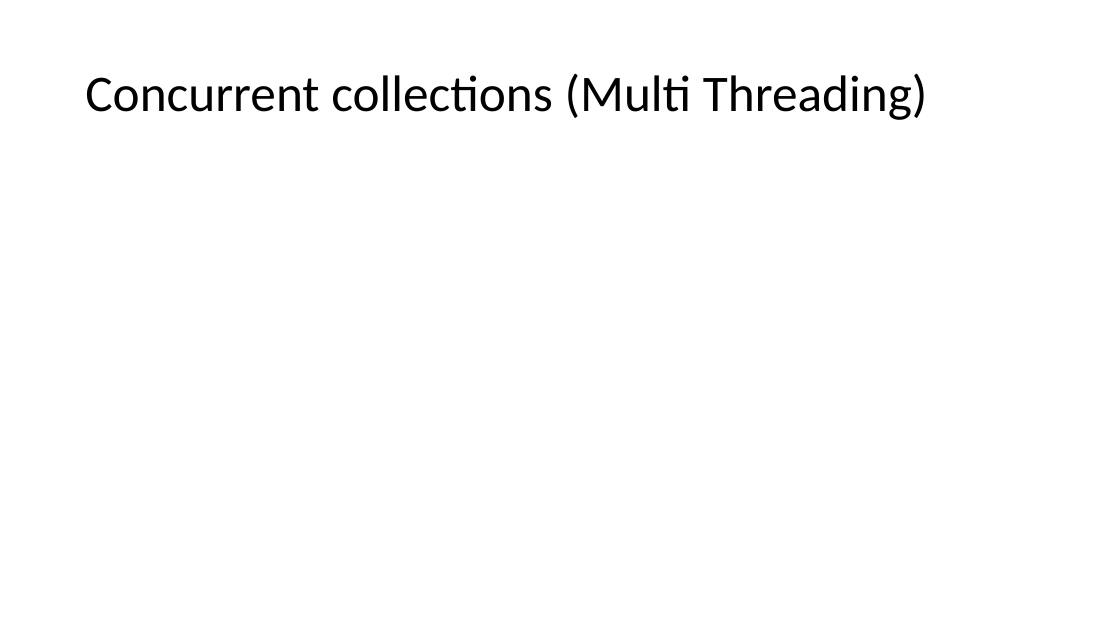
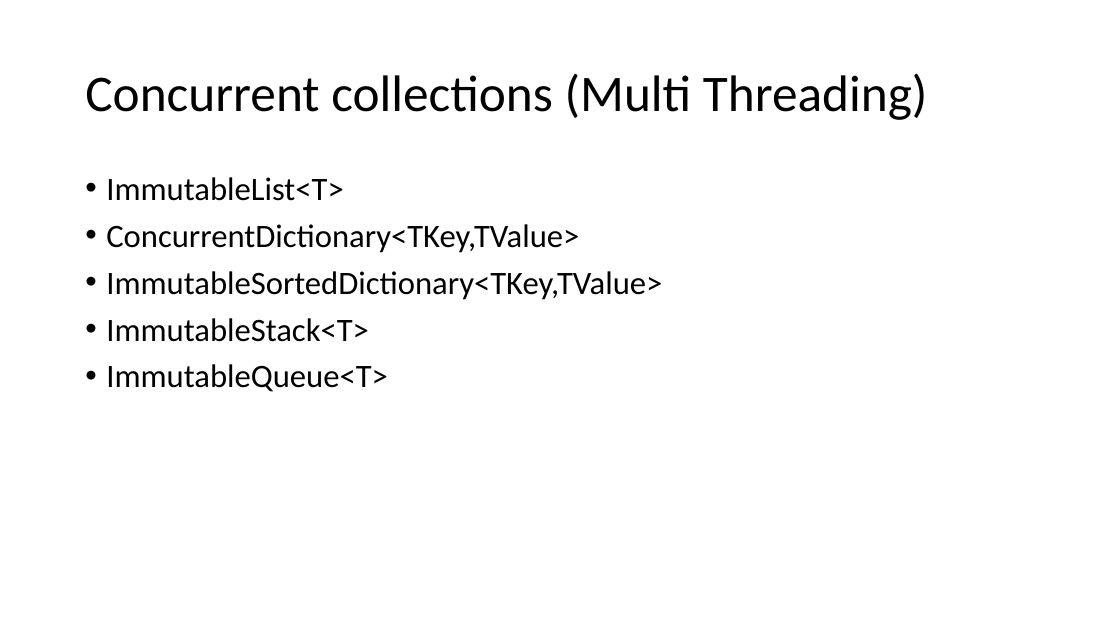
Before and after one commit to PraveenNunna/CollectionsDemo, a slide deck: slide 6 of Presentation.pptx. Drawn at 1120x630 pixels with LibreOffice and Linux fonts; fonts in the diff are those of the drawing. Boxes give left, top, right and bottom in pixels: in the first picture for what was removed or moved away, otherwise in the second. Text is boxed around its words. In the diff, an @@ line names an element or a change of style, - is before the commit and + after.

```diff
--- a/Presentation.pptx
+++ b/Presentation.pptx
@@ text added at box(106, 177, 662, 392), 28 pt, text #000000 @@
+• ImmutableList<T>
+• ConcurrentDictionary<TKey,TValue>
+• ImmutableSortedDictionary<TKey,TValue>
+• ImmutableStack<T>
+• ImmutableQueue<T>
```
Also in this commit, not shown: 1 other slide changed, 1 slide removed, 7 other files.
